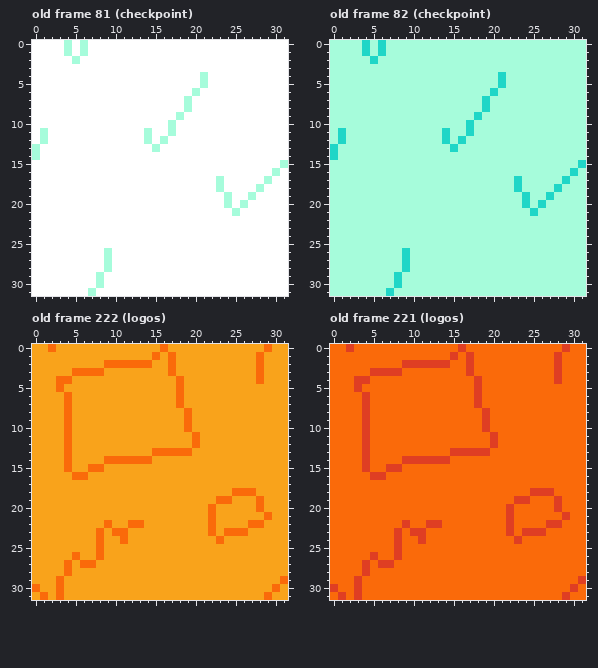
File history of a pixel-art file, ASSETs/graphics/patterns.aseprite. The first picture shows the starting point.
32x32 pixels, 223 frames. Shown: old frame 81 (checkpoint), old frame 82 (checkpoint), old frame 222 (logos), old frame 221 (logos). The commit also changed other frames, which this record leaves out.
Once edited:
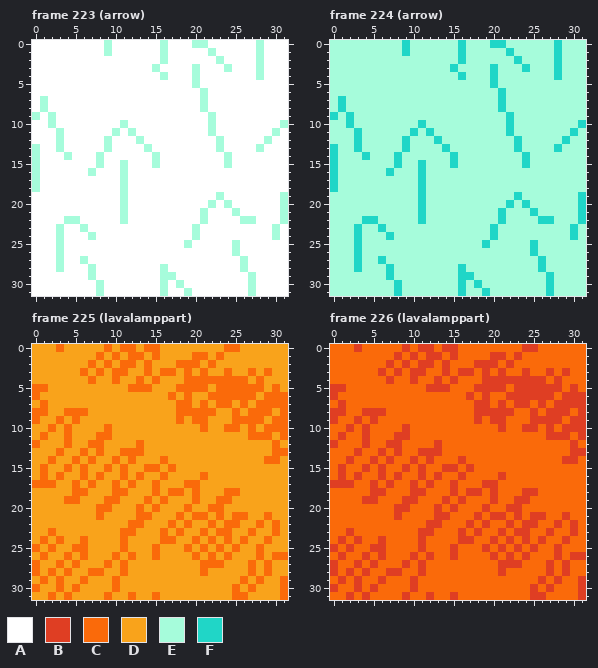
Palette (. is transparent): A #ffffff  B #df3e23  C #fa6a0a  D #f9a31b  E #a6fcdb  F #20d6c7
A new or re-ordered frame is compared with the old frame closest to it.
The edit:
frames 223 -> 228
Changed rows in their new state; - is an unchanged pixel.
Frame 223 (arrow) is new; against old frame 81 (checkpoint):
first column x 0:
 0 ----A-A--E------E---EE------E---
 1 ----A-A--E------E-----E-----E---
 2 -----A----------E------E----E---
 3 ---------------E----E---E---E---
 4 ----------------E---EA------E---
 5 --------------------EA----------
 6 --------------------AE----------
 7 -E-----------------A-E----------
 8 -E-----------------A-E----------
 9 E-E---------------A---E---------
10 --E--------E-----A----E--------E
11 -A-E------E-E-A--A----E-------E-
12 -A-E-----E---EA-A------E-----E--
13 ---E-----E----EA-------E----E---
14 ----E---E------E--------E-------
15 E-------E--E---E--------E------A
16 E------E---E------------------A-
17 E----------E-----------A-----A--
18 E----------E-----------A----A---
19 -----------E-----------EA--A---E
20 -----------E----------E---A----E
21 -----------E---------E---------E
22 ----EE-----E---------E----EE---E
23 ---E--E-------------E---------E-
24 ---E---E------------E---------E-
25 ---E---------------E-----E------
26 ---E-----A---------------E------
27 ---E--E--A----------------E-----
28 ---E---E-A------E---------E-----
29 -------EA-------EE---------E----
30 ----------------E-E--------E----
31 -------AE-------E--E-------E----
Frame 224 (arrow) is new; against old frame 82 (checkpoint):
first column x 0:
 0 ----E-E--F------F---FF------F---
 1 ----E-E--F------F-----F-----F---
 2 -----E----------F------F----F---
 3 ---------------F----F---F---F---
 4 ----------------F---FE------F---
 5 --------------------FE----------
 6 --------------------EF----------
 7 -F-----------------E-F----------
 8 -F-----------------E-F----------
 9 F-F---------------E---F---------
10 --F--------F-----E----F--------F
11 -E-F------F-F-E--E----F-------F-
12 -E-F-----F---FE-E------F-----F--
13 ---F-----F----FE-------F----F---
14 ----F---F------F--------F-------
15 F-------F--F---F--------F------E
16 F------F---F------------------E-
17 F----------F-----------E-----E--
18 F----------F-----------E----E---
19 -----------F-----------FE--E---F
20 -----------F----------F---E----F
21 -----------F---------F---------F
22 ----FF-----F---------F----FF---F
23 ---F--F-------------F---------F-
24 ---F---F------------F---------F-
25 ---F---------------F-----F------
26 ---F-----E---------------F------
27 ---F--F--E----------------F-----
28 ---F---F-E------F---------F-----
29 -------FE-------FF---------F----
30 ----------------F-F--------F----
31 -------EF-------F--F-------F----
Frame 225 (lavalamppart) is new; against old frame 222 (logos):
first column x 0:
 0 --DC-----C-CC-CCD-------CC---D--
 1 --------C-C-CC---D--CC-C----D---
 2 -------C--D--D---DCCC-C-----D---
 3 -----D-D--CC--C-C--C-C--C--CDC--
 4 ---DD--C--C--C-C--DCCCCCCCC-----
 5 CC-D--------CCC----CCC-CCCCCC-C-
 6 C---D------------CDC--CCCCCC-CCC
 7 -C--D--------------C-C-CC-C-CCCC
 8 CC---CC-----------C-CCC--C-CCC-C
 9 C--CDC------------CDCC---CCCC-CC
10 --C------C---------D-C--CC-C-CCC
11 -C------CC----------D------CCC-C
12 C------CC----C------D---------C-
13 ---CD-C-C--CCC-DDDDD----------CC
14 --C-DC-C-D-D-DD-C------------CC-
15 -C----CDDC-C--CC-C--------------
16 -C-C-D--C--C-C--C----C----------
17 CCC--C-C--C-C--C---CC-----------
18 -----CC---CC---C-CC-C---C-DD----
19 ----CC---CC---C-C---C-------D---
20 --------CC---C-C---C---C----D---
21 --------C----CC---C-CCDC-CC-----
22 ---------D-------C-C----CC-D--C-
23 --C-----D-D-C---C-C--CDC-DDC--C-
24 -C-C--C-D-------CC--C-CDC-C--C--
25 C-C--CC-D--C---C---C-C-C-C--C---
26 -C--CDC-D-C-C--C----C-C-C---C-CC
27 C--CDCDD-C-C---------CCC---C-C--
28 C-C----CC--C---------C-----C-C--
29 -C----C---C---------------C-C---
30 -----C----C--------------C-C--DC
31 -DCDC----C--C--C---------CC--D-C
Frame 226 (lavalamppart) is new; against old frame 221 (logos):
first column x 0:
 0 --CB-----B-BB-BBC-------BB---C--
 1 --------B-B-BB---C--BB-B----C---
 2 -------B--C--C---CBBB-B-----C---
 3 -----C-C--BB--B-B--B-B--B--BCB--
 4 ---CC--B--B--B-B--CBBBBBBBB-----
 5 BB-C--------BBB----BBB-BBBBBB-B-
 6 B---C------------BCB--BBBBBB-BBB
 7 -B--C--------------B-B-BB-B-BBBB
 8 BB---BB-----------B-BBB--B-BBB-B
 9 B--BCB------------BCBB---BBBB-BB
10 --B------B---------C-B--BB-B-BBB
11 -B------BB----------C------BBB-B
12 B------BB----B------C---------B-
13 ---BC-B-B--BBB-CCCCC----------BB
14 --B-CB-B-C-C-CC-B------------BB-
15 -B----BCCB-B--BB-B--------------
16 -B-B-C--B--B-B--B----B----------
17 BBB--B-B--B-B--B---BB-----------
18 -----BB---BB---B-BB-B---B-CC----
19 ----BB---BB---B-B---B-------C---
20 --------BB---B-B---B---B----C---
21 --------B----BB---B-BBCB-BB-----
22 ---------C-------B-B----BB-C--B-
23 --B-----C-C-B---B-B--BCB-CCB--B-
24 -B-B--B-C-------BB--B-BCB-B--B--
25 B-B--BB-C--B---B---B-B-B-B--B---
26 -B--BCB-C-B-B--B----B-B-B---B-BB
27 B--BCBCC-B-B---------BBB---B-B--
28 B-B----BB--B---------B-----B-B--
29 -B----B---B---------------B-B---
30 -----B----B--------------B-B--CB
31 -CBCB----B--B--B---------BB--C-B
Where, in picture pixels (left, top, right, bottom), the same in both pictures:
changed: (32, 40, 288, 296)
changed: (330, 40, 586, 296)
changed: (32, 344, 288, 600)
changed: (330, 344, 586, 600)
